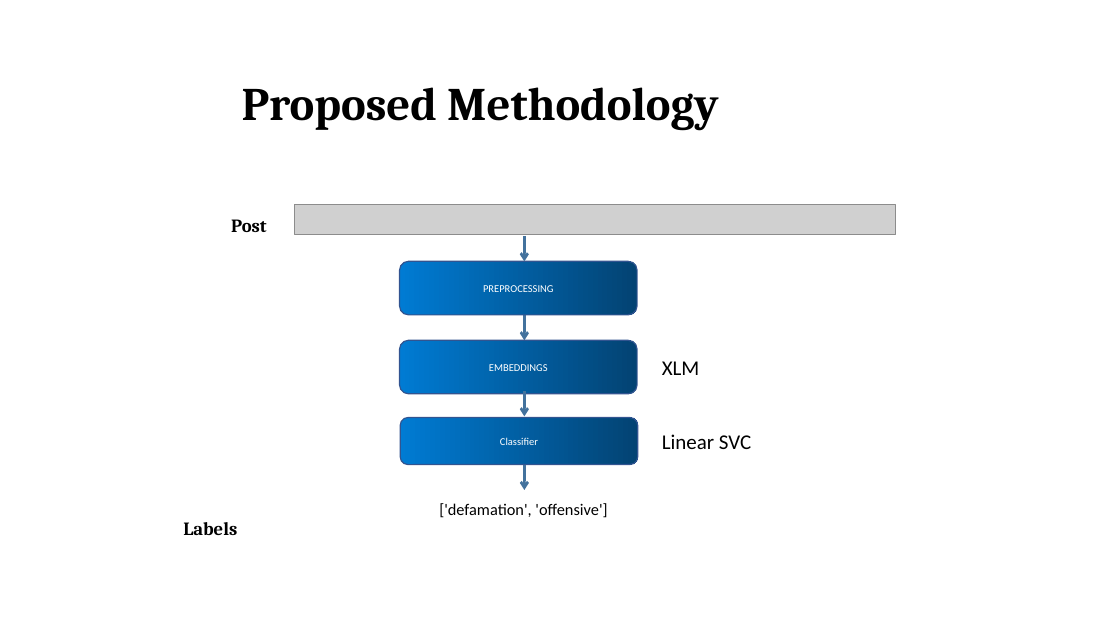
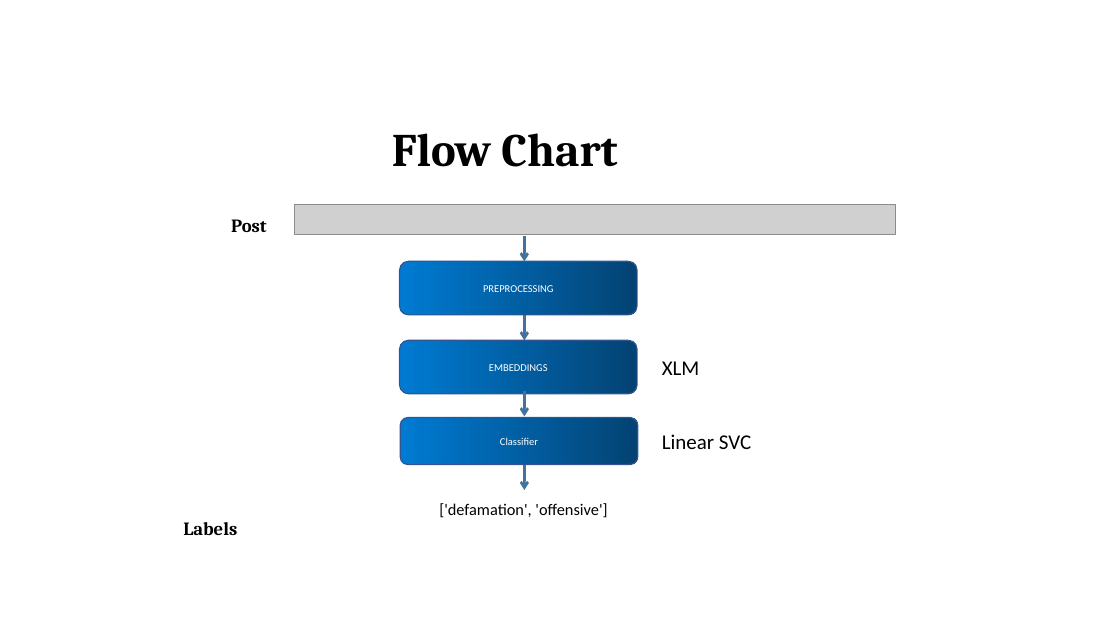
Before and after one commit to VarunBohara/Mini-Project-Documents, a slide deck: slide 5 of DMA - Final PPT.pptx (slide 3 before the commit). Drawn at 1120x630 pixels with LibreOffice and Linux fonts; fonts in the diff are those of the drawing; grey boxes stand for pictures. Boxes give left, top, right and bottom in pixels: in the first picture for what was removed or moved away, otherwise in the second. Text is boxed around its words. In the diff, an @@ line names an element or a change of style, - is before the commit and + after.

```diff
--- a/DMA - Final PPT.pptx
+++ b/DMA - Final PPT.pptx
@@ text at bbox=[392, 133, 617, 167]: text changed @@
-Proposed Methodology
+Flow Chart
```
Also in this commit, not shown: 3 other slides changed, 1 slide added.
